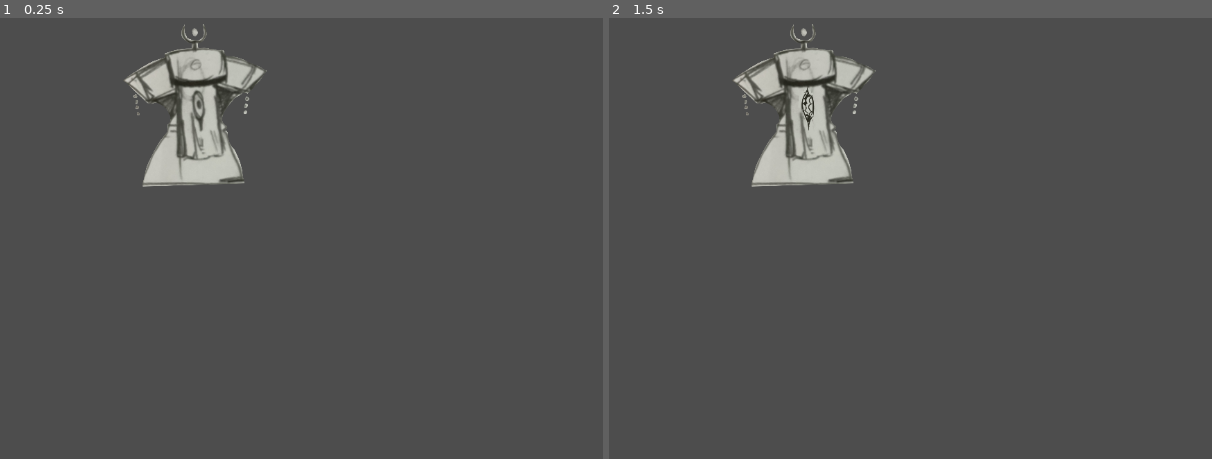
Above: before the commit, frames 1-2 (left to right).
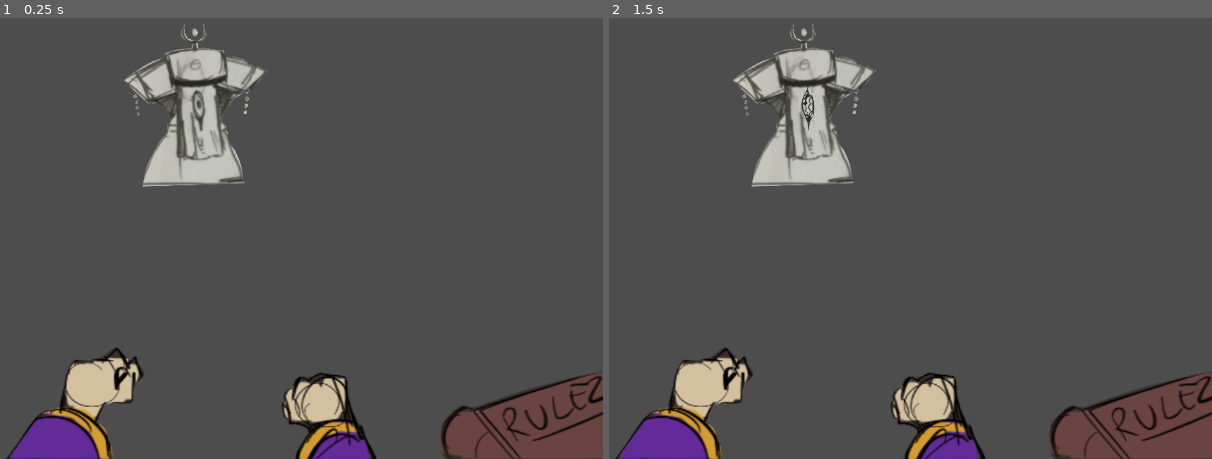
Above: after the commit, the same moments.

Repository: PSielchan/hex_rulette
Game: Godot game, scene res://scenes/game.tscn
Same seed, same stepped clock (60 frames per second), same inputs: the game is played once before the commit and once after it.
Inputs:
- Up to frame 1 (0.25 s): no input
- Up to frame 2 (1.5 s): tap Enter at 1.25 s

The runs differ from the first frame. In frame 1, 8.5% of the frame differs, in the area x 0-100%, y 74-100%; in frame 2, 8.5%.

Commit message:
rulebook + player

Diff:
--- a/scenes/game.tscn
+++ b/scenes/game.tscn
@@ -1,6 +1,8 @@
-[gd_scene load_steps=2 format=3 uid="uid://dw7p8ysja10yt"]
+[gd_scene load_steps=4 format=3 uid="uid://dw7p8ysja10yt"]
 
 [ext_resource type="PackedScene" uid="uid://cr3l10j23qhcc" path="res://scenes/opponent.tscn" id="1_uwrxv"]
+[ext_resource type="PackedScene" uid="uid://donekeunxjxm2" path="res://scenes/player.tscn" id="2_yqjtg"]
+[ext_resource type="PackedScene" uid="uid://dadfr3tgyjxw5" path="res://scenes/rule_book.tscn" id="3_lnu2h"]
 
 [node name="Game" type="Node2D"]
 
@@ -10,3 +12,9 @@
 [node name="View" type="Camera2D" parent="."]
 position = Vector2(22, 72)
 zoom = Vector2(0.5, 0.5)
+
+[node name="Player" parent="." instance=ExtResource("2_yqjtg")]
+position = Vector2(-18, 729)
+
+[node name="Rule_book" parent="." instance=ExtResource("3_lnu2h")]
+position = Vector2(1166, 716)
--- /dev/null
+++ b/scenes/player.tscn
@@ -0,0 +1,21 @@
+[gd_scene load_steps=3 format=3 uid="uid://donekeunxjxm2"]
+
+[ext_resource type="Texture2D" uid="uid://d00o6bfect57q" path="res://assets/Player.png" id="1_3vyb7"]
+
+[sub_resource type="SpriteFrames" id="SpriteFrames_g2els"]
+animations = [{
+"frames": [{
+"duration": 1.0,
+"texture": ExtResource("1_3vyb7")
+}],
+"loop": true,
+"name": &"default",
+"speed": 5.0
+}]
+
+[node name="Player" type="Node2D"]
+
+[node name="AnimatedSprite2D" type="AnimatedSprite2D" parent="."]
+position = Vector2(7, -191)
+scale = Vector2(2.96292, 3.28098)
+sprite_frames = SubResource("SpriteFrames_g2els")
--- /dev/null
+++ b/scenes/rule_book.tscn
@@ -0,0 +1,21 @@
+[gd_scene load_steps=3 format=3 uid="uid://dadfr3tgyjxw5"]
+
+[ext_resource type="Texture2D" uid="uid://bbxveq7t7digx" path="res://assets/Rule_book.png" id="1_ip0pt"]
+
+[sub_resource type="SpriteFrames" id="SpriteFrames_xrbu3"]
+animations = [{
+"frames": [{
+"duration": 1.0,
+"texture": ExtResource("1_ip0pt")
+}],
+"loop": true,
+"name": &"default",
+"speed": 5.0
+}]
+
+[node name="Rule_book" type="Node2D"]
+
+[node name="AnimatedSprite2D" type="AnimatedSprite2D" parent="."]
+position = Vector2(-292.875, -132.875)
+scale = Vector2(3.29359, 3.20263)
+sprite_frames = SubResource("SpriteFrames_xrbu3")
Binary file added: assets/Player.png
Not shown, added: assets/Player.png.import
Binary file added: assets/Rule_book.png
Not shown, added: assets/Rule_book.png.import
